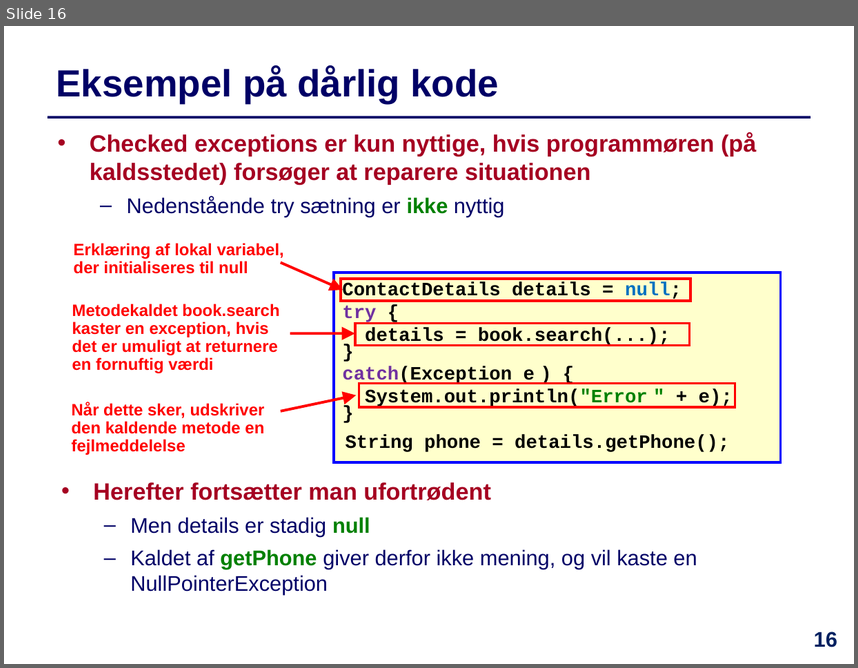
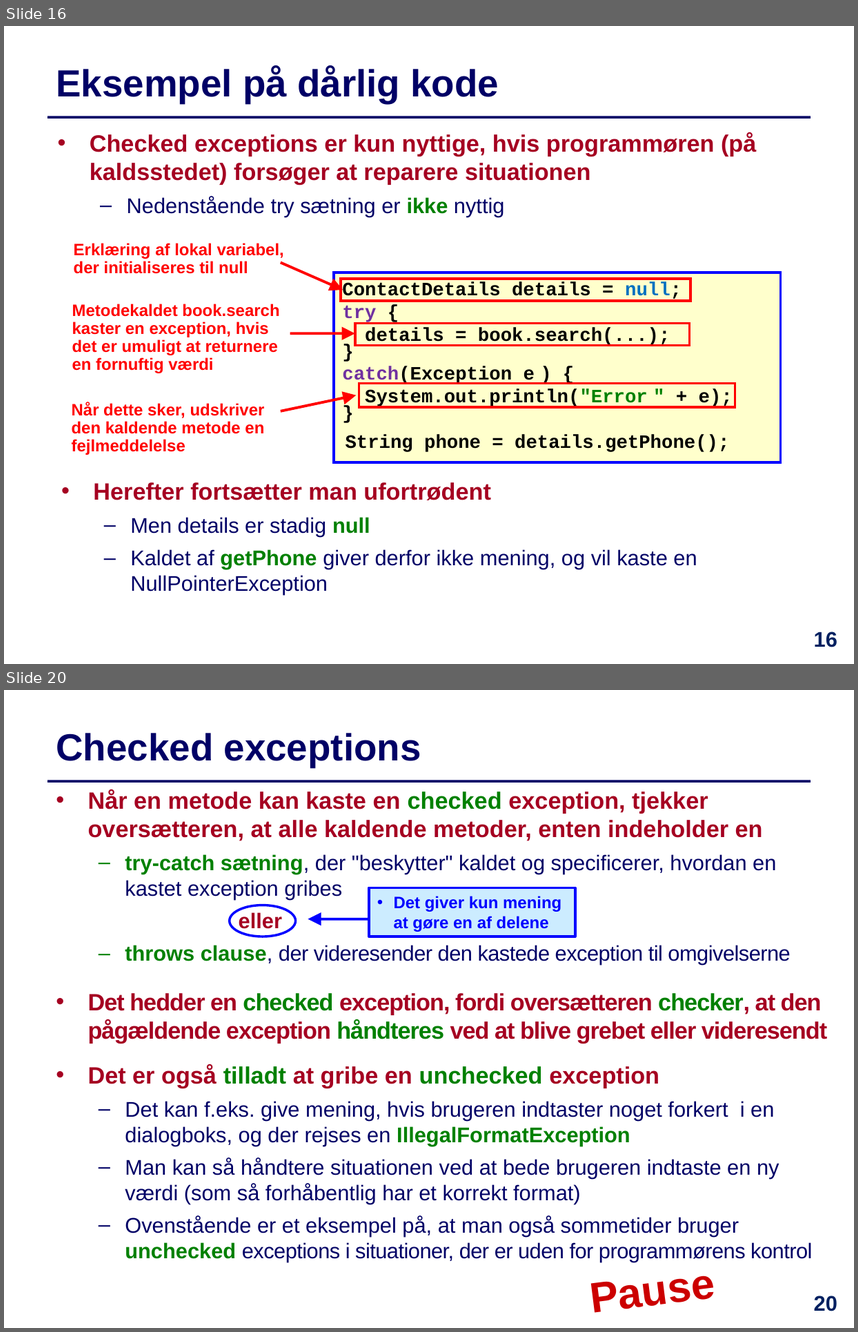
Before and after one commit to IntProgAU/Materiale, a slide deck: web/e21/uge_14/Slides-Uge14.pptx. Shown one above the other, each under a label of ours: slide 16 before the commit, slides 16 and 20 after it; the slides between them are not shown. The pictures are 858x668 and 858x1332 pixels, drawn with LibreOffice and Linux fonts; fonts in the diff are those of the drawing. Boxes give left, top, right and bottom in pixels: in the first picture for what was removed or moved away, otherwise in the second. Text is boxed around its words. In the diff, an @@ line names an element or a change of style, - is before the commit and + after.

```diff
--- a/web/e21/uge_14/Slides-Uge14.pptx
+++ b/web/e21/uge_14/Slides-Uge14.pptx
@@ slide 20 added at (4, 690, 854, 1328), background #FFFFFF; not listed: 1 template element that a slide beside it also shows @@
@@ title added at (56, 733, 421, 767), 32 pt, text #000066, bold @@
+Checked exceptions
@@ text added at (88, 790, 827, 1043), 20 pt, text #A50021, bold @@
+  • Når en metode kan kaste en checked exception, tjekker oversætteren, at alle kaldende metoder, enten indeholder en
+  – try-catch sætning, der "beskytter" kaldet og specificerer, hvordan en kastet exception gribes
+  eller
+  – throws clause, der videresender den kastede exception til omgivelserne
+  • Det hedder en checked exception, fordi oversætteren checker, at den pågældende exception håndteres ved at blive grebet eller videresendt
@@ rectangle added at (369, 888, 575, 936), fill #CCECFF, outline #0000FF 2.25 pt, 14 pt, text #0000FF, bold @@
+• Det giver kun mening at gøre en af delene
@@ ellipse added at (229, 905, 296, 936), outline #0000FF 2 pt @@
@@ arrow added from (368, 918) to (308, 918), #0000FF 2.25 pt @@
@@ text added at (88, 1064, 812, 1262), 18 pt, text #000066 @@
+  • Det er også tilladt at gribe en unchecked exception
+  – Det kan f.eks. give mening, hvis brugeren indtaster noget forkert i en dialogboks, og der rejses en IllegalFormatException
+  – Man kan så håndtere situationen ved at bede brugeren indtaste en ny værdi (som så forhåbentlig har et korrekt format)
+  – Ovenstående er et eksempel på, at man også sommetider bruger unchecked exceptions i situationer, der er uden for programmørens kontrol
@@ text added at (592, 1275, 716, 1312), 36 pt, text #CC0000, bold @@
+Pause
@@ page number added at (814, 1295, 838, 1311), 18 pt, text #002060, bold @@
+20
```
Also in this commit, not shown: 8 slides changed, 1 other file.
